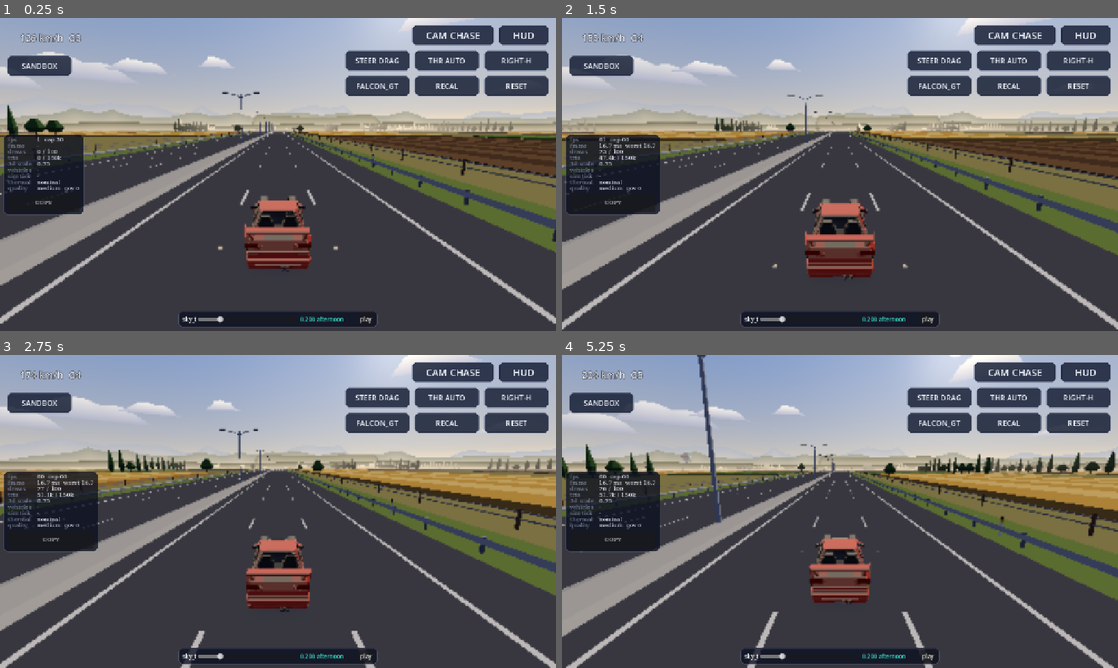
Above: before the commit, frames 1-4 (two rows, left to right).
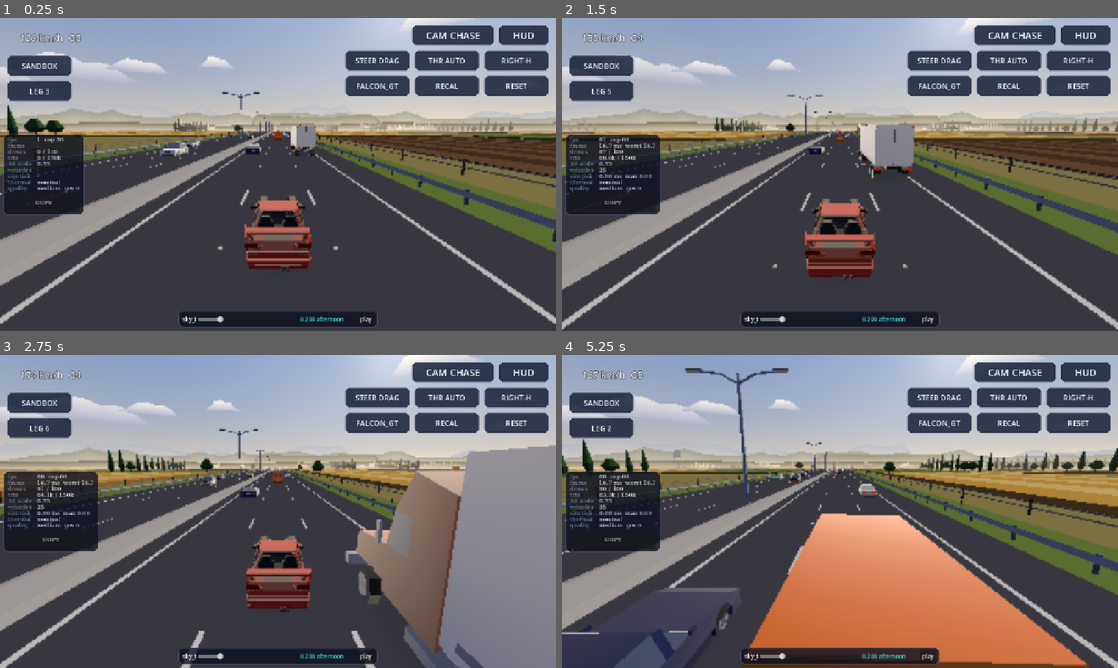
Above: after the commit, the same moments.

Repository: b3vet/westbound
Game: Godot game, scene res://src/dev/car_drive.tscn
Two runs of this game, one before a commit and one after it. Both use one fixed random seed, a clock stepped at 60 frames per second and the inputs below.
Inputs (mouse positions are in pixels of both pictures, inside the frame that each line leads up to):
- Up to frame 1 (0.25 s): no input
- Up to frame 2 (1.5 s): click (600, 89) at 0.5 s, where only the run after the commit has a clickable "LEG 3"; click (600, 89) at 1.25 s, where only the run after the commit has a clickable "LEG 4"
- Up to frame 3 (2.75 s): click (38, 426) at 2 s, where only the run after the commit has a clickable "LEG 5"
- Up to frame 4 (5.25 s): click (600, 426) at 2.75 s, where only the run after the commit has a clickable "LEG 6"; click (600, 426) at 3.5 s, where only the run after the commit has a clickable "LEG 7"; click (600, 426) at 4.25 s, where only the run after the commit has a clickable "LEG 8"; click (600, 426) at 5 s, where only the run after the commit has a clickable "LEG 1"

The runs differ from the first frame. In frame 1, 1.5% of the frame differs, in the area x 1-57%, y 19-45%; in frame 2, 2.3%; in frame 3, 21%; in frame 4, 36%, in the area x 0-100%, y 0-100%.

Commit message:
M3 build: traffic in the drive scene; fix web builds missing traffic models and farmland props
Root cause: Godot 4.7's export-time text→binary resource conversion empties
PackedStringArray properties holding res:// paths. Vehicle-type model lists
and biome prop mesh lists came out empty in every web export, so web builds
drew no farmland scenery (since M1) and would have drawn no traffic.
Reproduced by running the exported .pck headless; fixed by
editor/export/convert_text_resources_to_binary=false. Roadside warns on an
empty mesh list and ScatterLayer skips empty layers, so the web smoke test
catches a regression (TrafficView already warns).

- car_drive: TrafficSim + TrafficDirector (+ opposite) + TrafficView, player
  as participant, camera frustum check, headlights at night, swept
  HitDetection + Lives rules (infinite lives until Phase 4), LEG button
- traffic_sandbox: real TrafficView, capture after every tick
- plan: WP4.6 draw-call budget; CONTRACTS §13 export note

Co-Authored-By: Claude Opus 5.5 <noreply@anthropic.com>
Claude-Session: https://claude.ai/code/session_01TcMqR19wW8umBNNS6QLcPv

Diff:
--- a/project.godot
+++ b/project.godot
@@ -156,6 +156,13 @@
 window/handheld/orientation=4
 window/vsync/vsync_mode=1
 
+[editor]
+
+; Godot 4.7's export-time text→binary conversion empties PackedStringArray
+; properties holding res:// paths (vehicle-type models, biome prop meshes), which
+; silently removed traffic and farmland scenery from web builds. Keep text.
+export/convert_text_resources_to_binary=false
+
 [physics]
 
 common/physics_ticks_per_second=120
--- a/src/dev/car_drive.gd
+++ b/src/dev/car_drive.gd
@@ -6,7 +6,9 @@
 ## World stack as in the M1 drive scene (ProceduralRoadPath, FloatingOrigin,
 ## RoadBuilder, Roadside, BiomeDirector, SkyRig) plus the physics PlayerCar driven
 ## by PlayerInput through a PlayerController, the ControlsOverlay and the CameraRig.
-## No traffic, collisions or scoring yet: leaving the carriageway resets the car.
+## M3: traffic (TrafficSim + TrafficDirector + TrafficView, you as a participant) and
+## hits with the lives rules (ghost, deflection; infinite lives until Phase 4). No
+## scoring HUD yet. Leaving the carriageway resets the car.
 ##
 ## Dev buttons (DriveControls), top-right: CAM, HUD; STEER (drag/gyro),
 ## THROTTLE (auto/manual), MIRROR; CAR, RECAL (gyro neutral), RESET; top-left SANDBOX
@@ -20,6 +22,10 @@
 ]
 const START_LANE := 1
 const START_SPEED_KMH := 120.0
+const START_LEG := 3
+const LEG_COUNT := 8
+## Headlights on when the color script's headlight ramp passes this (dev scene value).
+const HEADLIGHTS_ON := 0.3
 ## Dev scene sizes (canvas px).
 const LAYOUT_BUTTON := Vector2(150.0, 48.0)
 const CAM_BUTTON := Vector2(190.0, 48.0)
@@ -41,6 +47,20 @@
 var _car: PlayerCar
 var _controls: DriveControls
 var _car_index: int = 0
+
+# Traffic (M3): sim + director + view, hits with the lives rules (infinite lives here).
+var _registry: TrafficRegistry
+var _sim: TrafficSim
+var _tdir: TrafficDirector
+var _traffic_view: TrafficView
+var _events: ScoreEventBuffer
+var _hits: HitDetection
+var _contact := HitDetection.Contact.new()
+var _lives: Lives
+var _frustum_smp := RoadSample.new()
+var _leg: int = START_LEG
+var _night: bool = false
+var _leg_button: Button
 var _params_cache: Dictionary = {}
 var _next_forget_s: float = 0.0
 var _resets: int = 0
@@ -100,8 +120,10 @@
 	_sky.setup(_ctx, _road, _origin)
 	_builder.build_all_now(0.0)
 
+	_setup_traffic()
 	_spawn_car(0, 0.0)
 	_build_controls()
+	_build_traffic_controls()
 
 	if Game.can_change_to(Game.COUNTDOWN):
 		Game.change_state(Game.COUNTDOWN)
@@ -115,9 +137,10 @@
 	if st.s >= _next_forget_s:
 		_road.forget_before(st.s - _roadside.reach_behind_m() - _tuning.road.chunk_length_m)
 		_next_forget_s = st.s + FORGET_EVERY_M
+	_traffic_tick(1.0 / float(Engine.physics_ticks_per_second))
 	var smp := _car.road_sample()
 	_origin.update_focus(smp.pos_x, smp.pos_y, smp.pos_z)
-	# No collisions until Phase 4: leaving the carriageway puts the car back.
+	# Crash hand-off is Phase 4: leaving the carriageway puts the car back.
 	if st.d < _road.median_barrier_d(st.s) or st.d > _road.guardrail_d(st.s):
 		_reset_car(st.v * 0.5)
 
@@ -128,6 +151,17 @@
 	_builder.update_view(st.s)
 	_roadside.update_view(st.s)
 	_sky.update_view(st.s)
+	_traffic_view.update_view(st.s)
+	var night := _sky.current().emissive_headlight > HEADLIGHTS_ON
+	if night != _night:
+		_night = night
+		_sim.set_headlights(night)
+		_tdir.set_night(night)
+	DevStats.report(DevStats.VEHICLES, _sim.state.count)
+	DevStats.report(&"opposite", _tdir.opposite.state.count)
+	DevStats.report(&"leg", _leg)
+	DevStats.report(&"hits", _lives.hits)
+	DevStats.report(&"ghost", _lives.is_ghost())
 	var kmh := st.v * 3.6
 	DriveControls.set_text(_speed_label, "%d km/h  G%d" % [roundi(kmh), st.gear])
 	DevStats.report(&"car", _car.car.id)
@@ -164,6 +198,13 @@
 	_origin.update_focus(smp.pos_x, smp.pos_y, smp.pos_z)
 	_builder.build_all_now(s)
 	_spawn_car(_car_index, s, v)
+	# Teleported: respawn traffic around the new position.
+	for i in _sim.state.capacity:
+		if _sim.state.active[i] != 0:
+			_sim.despawn(i)
+	_tdir.set_leg(_leg, s)
+	_tdir.reset(_car.state)
+	_hits.reset(_car.state, _sim.state)
 	if args.has("cam"):
 		_rig.set_mode(StringName(str(args["cam"])))
 	_rig.snap_to_target()
@@ -185,6 +226,14 @@
 	_car.place_at(s, _road.lane_center_d(START_LANE, s), v)
 	_rig.set_target(_car, _car.state, _car.params.top_speed_mps)
 	_rig.snap_to_target()
+	if _sim != null:
+		_sim.set_player_body(car_def.length_m, car_def.width_m)
+		_hits.set_player_body(car_def.length_m, car_def.width_m)
+		_hits.reset(_car.state, _sim.state)
+		_tdir.set_player_box(car_def.length_m, car_def.width_m)
+		if _sim.state.count == 0:
+			_tdir.set_leg(_leg, s)
+			_tdir.reset(_car.state)
 
 
 func _reset_car(v_mps: float) -> void:
@@ -195,10 +244,70 @@
 		lane = START_LANE
 	_car.place_at(s, _road.lane_center_d(lane, s), maxf(v_mps, 0.0))
 	_rig.snap_to_target()
+	if _hits != null:
+		_hits.reset(_car.state, _sim.state)
 
 
 func _view_ahead(s: float) -> float:
 	return s + _builder.view_distance_m() + _tuning.road.chunk_length_m * 2.0
+
+
+# ---------------------------------------------------------------- Traffic (M3)
+
+func _setup_traffic() -> void:
+	_registry = TrafficRegistry.load_default(_tuning.traffic)
+	_sim = TrafficSim.new(_ctx, _road, _registry)
+	_events = ScoreEventBuffer.new(_tuning.scoring.event_buffer_capacity)
+	var car_def: CarDef = load(CAR_PATHS[_car_index])
+	_tdir = TrafficDirector.new(_ctx, _road, _sim, _registry.profiles, _registry.types,
+		car_def.length_m, car_def.width_m)
+	_tdir.frustum_check = _in_frustum
+	_tdir.set_fog_end(_builder.view_distance_m())
+	_hits = HitDetection.new(_tuning.lives, _tuning.traffic.max_active_vehicles)
+	_lives = Lives.new(_tuning.lives)
+	_traffic_view = TrafficView.new()
+	_traffic_view.name = "TrafficView"
+	add_child(_traffic_view)
+	_traffic_view.setup(_ctx, _road, _origin, _registry, _sim.state, _tdir.opposite.state)
+	var biome := _director.current()
+	if biome != null and not biome.traffic_palette.is_empty():
+		_traffic_view.set_palette(biome.traffic_palette)
+
+
+## One 120 Hz traffic tick after the car's physics (contract order: car, traffic,
+## director, collisions). Hits use the lives rules; this dev scene never ends a run.
+func _traffic_tick(dt: float) -> void:
+	var st := _car.state
+	var t0 := Time.get_ticks_usec()
+	_sim.step(dt, st, _car.params, _events)
+	DevStats.report_sim_tick_usec(Time.get_ticks_usec() - t0)
+	_tdir.step(dt, st)
+	_traffic_view.capture_tick()
+	if _hits.step(dt, st, _sim.state, _road, _contact):
+		var outcome := _lives.on_contact(_contact, st, _events)
+		if outcome != Lives.Outcome.NONE and outcome != Lives.Outcome.IGNORED and _contact.slot >= 0:
+			_sim.notify_hit(_contact.slot)
+		if outcome == Lives.Outcome.RUN_OVER:
+			_lives.reset()   # infinite lives until the Phase 4 crash hand-off
+	_lives.step(dt, st, _events)
+	_events.clear()
+
+
+func _in_frustum(s: float, d: float) -> bool:
+	_road.sample_into(s, _frustum_smp)
+	var p := _frustum_smp.local_point(d, _origin.origin_x, _origin.origin_y, _origin.origin_z)
+	return _rig.camera().is_position_in_frustum(p)
+
+
+func _build_traffic_controls() -> void:
+	_leg_button = _controls.add_button(DriveControls.Corner.TOP_LEFT, 2, "LEG", LAYOUT_BUTTON, _next_leg, true)
+	DriveControls.set_text(_leg_button, "LEG %d" % _leg)
+
+
+func _next_leg() -> void:
+	_leg = _leg % LEG_COUNT + 1
+	_tdir.set_leg(_leg, _car.state.s)
+	DriveControls.set_text(_leg_button, "LEG %d" % _leg)
 
 
 # ---------------------------------------------------------------- Dev buttons
--- a/src/road/roadside.gd
+++ b/src/road/roadside.gd
@@ -219,6 +219,9 @@
 
 func _load_meshes(paths: PackedStringArray) -> Array[Mesh]:
 	var out: Array[Mesh] = []
+	if paths.is_empty():
+		# An empty list in data means the export dropped it (see project.godot [editor]).
+		push_warning("Roadside: a prop layer has no mesh paths; it will draw nothing")
 	for path in paths:
 		var m: Mesh = load(path)
 		if m == null:
--- a/src/road/roadside/scatter_layer.gd
+++ b/src/road/roadside/scatter_layer.gd
@@ -31,6 +31,8 @@
 
 
 func _side(c: int, salt: int, side: float) -> void:
+	if pools.is_empty():
+		return
 	ctx.seed_cell(_seed, c, salt)
 	var rng := ctx.rng
 	var mean := prop.per_cell_mean()
--- a/src/traffic/dev/traffic_sandbox.gd
+++ b/src/traffic/dev/traffic_sandbox.gd
@@ -11,8 +11,8 @@
 ## real PlayerCar, driven either by PlayerInput (touch / keys, PlayerController) or by
 ## SandboxBot (lane keeping or weaving). The player takes part in the sim as in a run
 ## (tick order: car physics, traffic_sim.step, director.step; CONTRACTS §4) and hits
-## are reported with notify_hit. Traffic is drawn by TrafficDebugView (swap point:
-## _make_traffic_view()); overlays by TrafficOverlay; the camera by SandboxCamera.
+## are reported with notify_hit. Traffic is drawn by TrafficView (TrafficDebugView
+## remains available at _make_traffic_view()); overlays by TrafficOverlay; the camera by SandboxCamera.
 ##
 ## Time: an accumulator runs 120 Hz ticks at time_scale (0.1x..4x), capped per frame.
 ## Pause holds the sim; STEP runs exactly one tick, +1 S runs 120.
@@ -218,7 +218,7 @@
 ##   var v: Node3D = (load("res://src/traffic/traffic_view.tscn") as PackedScene).instantiate()
 ## (or TrafficView.new()); everything else talks to it through setup / capture_tick.
 func _make_traffic_view() -> Node3D:
-	var v: Node3D = TrafficDebugView.new()
+	var v: Node3D = TrafficView.new()
 	v.name = "TrafficView"
 	add_child(v)
 	return v
@@ -233,7 +233,6 @@
 ## One physics frame: snapshot for interpolation, then as many 120 Hz ticks as the
 ## time scale asks for (or the queued steps while paused), then the world upkeep.
 func advance_frame(delta: float) -> void:
-	view.call(&"capture_tick")
 	var n := 0
 	if paused:
 		n = _pending_steps
@@ -276,6 +275,8 @@
 		director.step(DT, st)
 	else:
 		director.step_despawn(st.s)
+	# TrafficView interpolates between the last two captured ticks: capture every tick.
+	view.call(&"capture_tick")
 	_check_contacts()
 	_forward_events()
 	events.clear()
@@ -345,6 +346,7 @@
 	_builder.update_view(st.s)
 	_roadside.update_view(st.s)
 	sky.update_view(st.s)
+	view.call(&"update_view", st.s)
 	cam.view_distance_m = _builder.view_distance_m()
 	overlay.camera = cam.current_camera()
 	_stats_t -= delta
Not shown, changed: docs/CONTRACTS.md
Not shown, changed: docs/IMPLEMENTATION_PLAN.md
